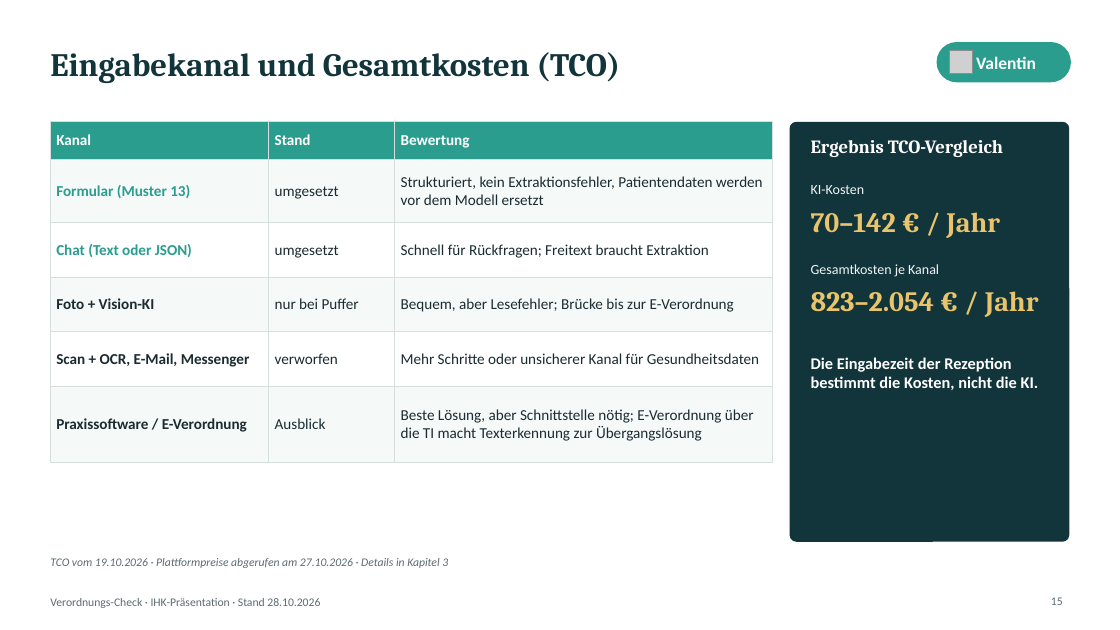
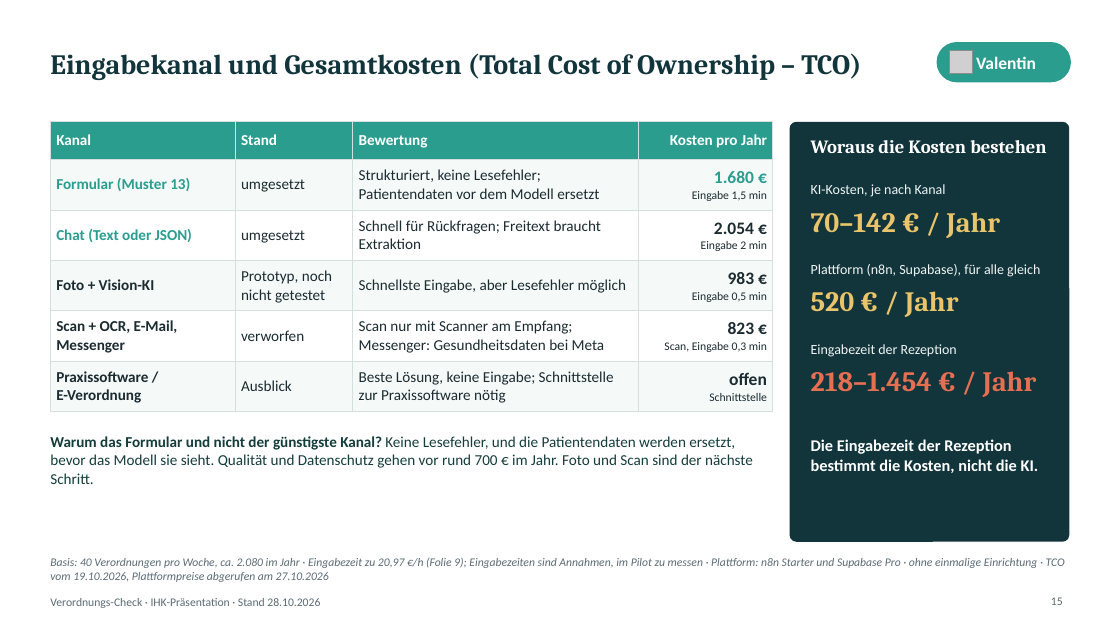
Before and after one commit to DBE-deve/verordnungs-check, a slide deck: slide 15 of docs/praesentation/Verordnungcheck_Thomas_Valentin_Derk.pptx. Drawn at 1120x630 pixels with LibreOffice and Linux fonts; fonts in the diff are those of the drawing; grey boxes stand for pictures. Boxes give left, top, right and bottom in pixels: in the first picture for what was removed or moved away, otherwise in the second. Text is boxed around its words. In the diff, an @@ line names an element or a change of style, - is before the commit and + after.

```diff
--- a/docs/praesentation/Verordnungcheck_Thomas_Valentin_Derk.pptx
+++ b/docs/praesentation/Verordnungcheck_Thomas_Valentin_Derk.pptx
@@ title at (50, 53, 861, 80): text changed; size 28 to 24 pt @@
-Eingabekanal und Gesamtkosten (TCO)
+Eingabekanal und Gesamtkosten (Total Cost of Ownership – TCO)
@@ table at (50, 122, 773, 412) @@
-column 2: Stand | umgesetzt | umgesetzt | nur bei Puffer | verworfen | Ausblick
-column 3: Bewertung | Strukturiert, kein Extraktionsfehler, Patientendaten werden vor dem Modell ersetzt | Schnell für Rückfragen; Freitext braucht Extraktion | Bequem, aber Lesefehler; Brücke bis zur E-Verordnung | Mehr Schritte oder unsicherer Kanal für Gesundheitsdaten | Beste Lösung, aber Schnittstelle nötig; E-Verordnung über die TI macht Texterkennung zur Übergangslösung
+column 2: Stand | umgesetzt | umgesetzt | Prototyp, noch nicht getestet | verworfen | Ausblick
+column 3: Bewertung | Strukturiert, keine Lesefehler; Patientendaten vor dem Modell ersetzt | Schnell für Rückfragen; Freitext braucht Extraktion | Schnellste Eingabe, aber Lesefehler möglich | Scan nur mit Scanner am Empfang; Messenger: Gesundheitsdaten bei Meta | Beste Lösung, keine Eingabe; Schnittstelle zur Praxissoftware nötig
+column 4: Kosten pro Jahr | 1.680 € / Eingabe 1,5 min | 2.054 € / Eingabe 2 min | 983 € / Eingabe 0,5 min | 823 € / Scan, Eingabe 0,3 min | offen / Schnittstelle
@@ text at (811, 140, 1046, 153): text changed @@
-Ergebnis TCO-Vergleich
+Woraus die Kosten bestehen
@@ text at (811, 184, 946, 197): text changed @@
-KI-Kosten
+KI-Kosten, je nach Kanal
@@ text at (811, 264, 1040, 277): text changed @@
-Gesamtkosten je Kanal
+Plattform (n8n, Supabase), für alle gleich
@@ text at (811, 291, 959, 317): text changed @@
-823–2.054 € / Jahr
+520 € / Jahr
@@ text added at (811, 344, 957, 357), 12 pt, text #EEF4F3 @@
+Eingabezeit der Rezeption
@@ text added at (811, 371, 1037, 397), 24 pt, text #E76F51, bold @@
+218–1.454 € / Jahr
@@ text added at (50, 436, 753, 484), 13 pt, text #143D3B @@
+Warum das Formular und nicht der günstigste Kanal? Keine Lesefehler, und die Patientendaten werden ersetzt, bevor das Modell sie sieht. Qualität und Datenschutz gehen vor rund 700 € im Jahr. Foto und Scan sind der nächste Schritt.
@@ text "Die Eingabezeit der Rezeption bestimmt ...": place and size @@
-text "Die Eingabezeit der Rezeption bestimmt ..." at (811, 357, 1039, 390)
+text "Die Eingabezeit der Rezeption bestimmt ..." at (811, 439, 1039, 473)
@@ text at (50, 558, 1065, 582): text changed @@
-TCO vom 19.10.2026 · Plattformpreise abgerufen am 27.10.2026 · Details in Kapitel 3
+Basis: 40 Verordnungen pro Woche, ca. 2.080 im Jahr · Eingabezeit zu 20,97 €/h (Folie 9); Eingabezeiten sind Annahmen, im Pilot zu messen · Plattform: n8n Starter und Supabase Pro · ohne einmalige Einrichtung · TCO vom 19.10.2026, Plattformpreise abgerufen am 27.10.2026
```
Also in this commit, not shown: 1 other slide changed, 2 other files.
